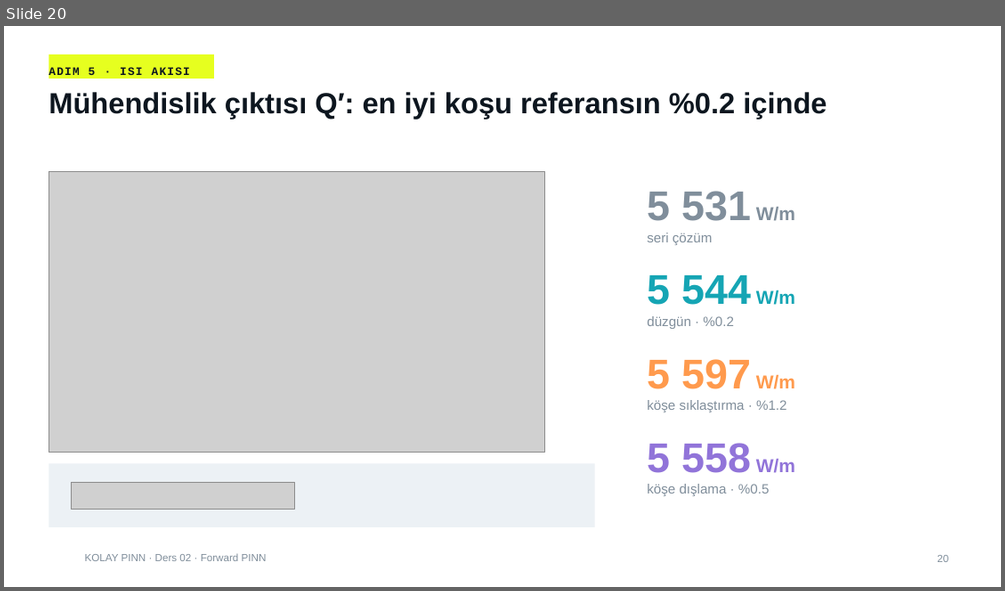
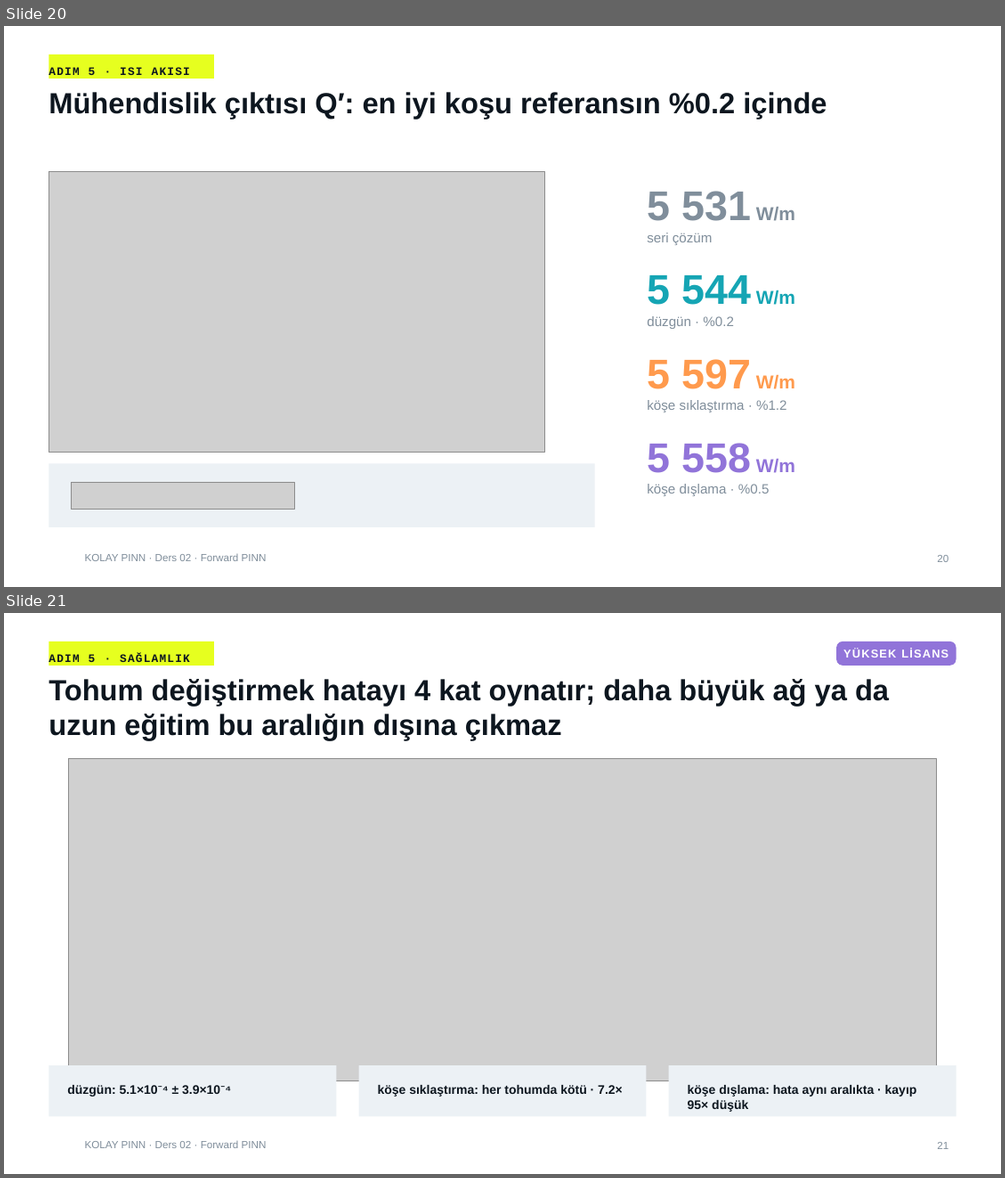
Before and after one commit to mikbalarikan/Kolay-pinn, a slide deck: cases/01-2d-heat-conduction/lecture/ders02/ders02_forward_pinn.pptx. Shown one above the other, each under a label of ours: slide 20 before the commit, slides 20 and 21 after it. The pictures are 1005x591 and 1005x1178 pixels, drawn with LibreOffice and Linux fonts; fonts in the diff are those of the drawing; grey boxes stand for pictures; background and template pictures are left out. Boxes give left, top, right and bottom in pixels: in the first picture for what was removed or moved away, otherwise in the second. Text is boxed around its words. In the diff, an @@ line names an element or a change of style, - is before the commit and + after.

```diff
--- a/cases/01-2d-heat-conduction/lecture/ders02/ders02_forward_pinn.pptx
+++ b/cases/01-2d-heat-conduction/lecture/ders02/ders02_forward_pinn.pptx
@@ slide 21 added at [4,613,1001,1174], background #FFFFFF; not listed: 1 template element that a slide beside it also shows @@
@@ rectangle added at [48,641,214,666], fill #E6FF1F, 11 pt, text #0D161F, bold @@
+ADIM 5 · SAĞLAMLIK
@@ rounded rectangle added at [836,641,956,666], fill #9174D9, 11 pt, text #FFFFFF, bold @@
+YÜKSEK LİSANS
@@ title added at [48,679,889,740], 28 pt, text #0D161F, bold @@
+Tohum değiştirmek hatayı 4 kat oynatır; daha büyük ağ ya da uzun eğitim bu aralığın dışına çıkmaz
@@ picture added at [69,759,937,1080] @@
@@ rectangle added at [48,1065,336,1116], fill #ECF1F5 @@
@@ rectangle added at [358,1065,646,1116], fill #ECF1F5 @@
@@ rectangle added at [669,1065,956,1116], fill #ECF1F5 @@
@@ text added at [67,1085,231,1096], 12 pt, text #0D161F, bold @@
+düzgün: 5.1×10⁻⁴ ± 3.9×10⁻⁴
@@ text added at [378,1085,623,1096], 12 pt, text #0D161F, bold @@
+köşe sıklaştırma: her tohumda kötü · 7.2×
@@ text added at [688,1085,917,1111], 12 pt, text #0D161F, bold @@
+köşe dışlama: hata aynı aralıkta · kayıp 95× düşük
@@ page number added at [937,1142,948,1149], 10 pt, text #808E9B @@
+21
```
Also in this commit, not shown: 3 slides changed, 1 other slide added, 50 other files.
